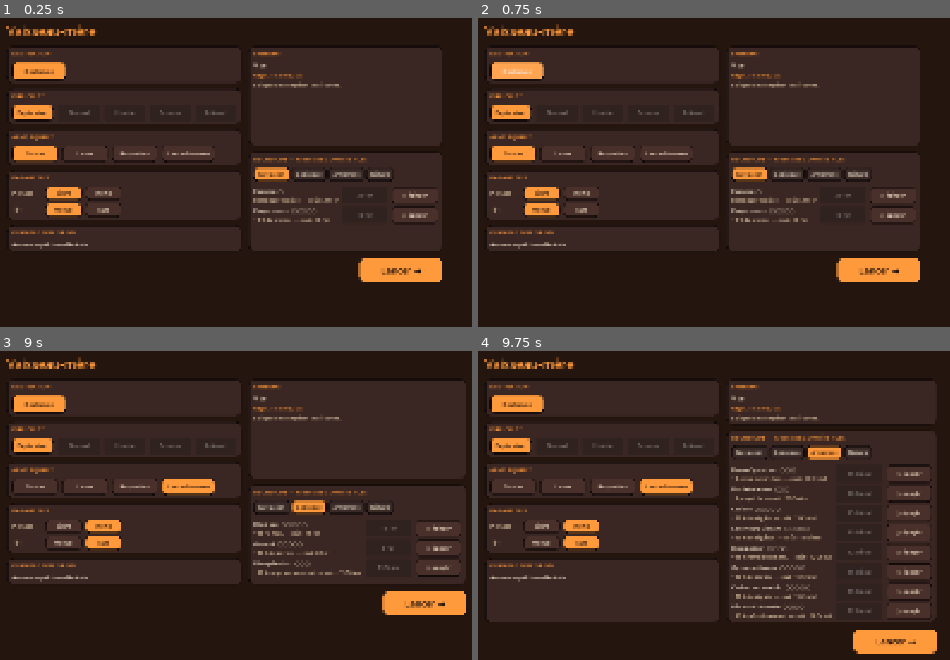
Above: before the commit, frames 1-4 (two rows, left to right).
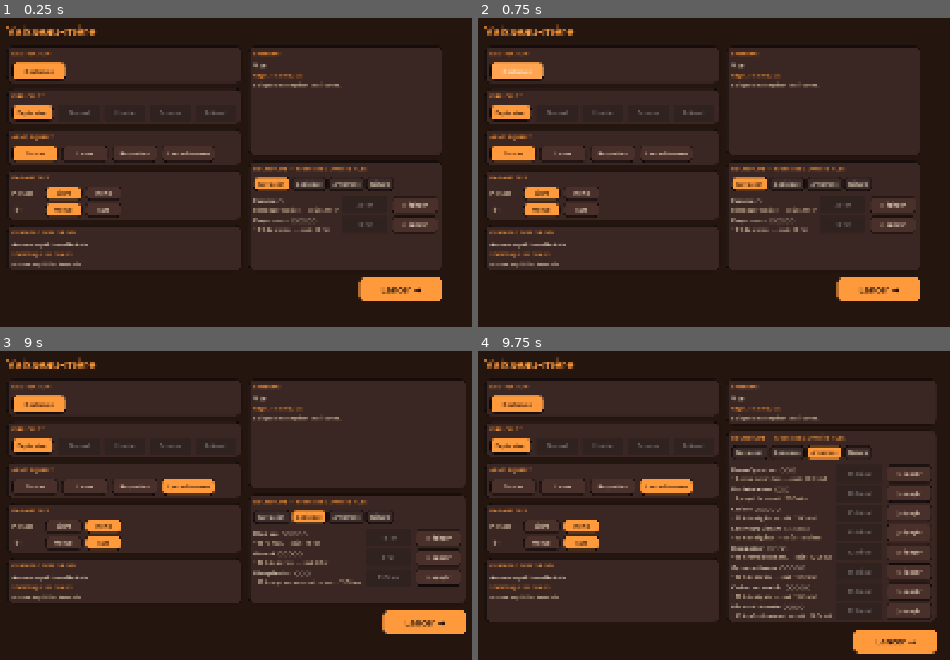
Above: after the commit, the same moments.

Repository: Aym2ric/vaisseau-minier
Game: Godot game, scene res://scenes/main.tscn
Same seed, same stepped clock (60 frames per second), same inputs: the game is played once before the commit and once after it.
Inputs:
- Up to frame 1 (0.25 s): no input
- Up to frame 2 (0.75 s): click "Rocheuse" at 0.5 s
- Up to frame 3 (9 s): click "Exploration" at 1.25 s; click "Blaster" at 2 s; click "Laser" at 2.75 s; click "Roquettes" at 3.5 s; click "Lance-flammes" at 4.25 s; click "Libre" at 5 s; click "Inertie" at 5.75 s; click "Manuel" at 6.5 s; click "Auto" at 7.25 s; click "Navigation" at 8 s; click "Logistique" at 8.75 s
- Up to frame 4 (9.75 s): click "Armement" at 9.5 s

The runs differ from the first frame. In frame 1, 6.9% of the frame differs, in the area x 1-94%, y 40-92%; in frame 2, 6.9%; in frame 3, 7.5%, in the area x 1-99%, y 43-92%; in frame 4, 0.2%.

Commit message:
Jalon 4 (suite) : historique, stats cumulées, anti-duplication, profiling
- SaveGame.data["stats"] : runs/kills/seconds/resources accumulés sur toutes les runs
- end_run() accumule les stats et est maintenant idempotent (guard if not active)
- Hub : section "Statistiques globales" dans la colonne gauche
- HUD : overlay FPS + nœuds en bas-droite (debug build uniquement)
- 95/95 tests

Co-Authored-By: Claude Sonnet 4.6 <noreply@anthropic.com>

Diff:
--- a/autoload/run_state.gd
+++ b/autoload/run_state.gd
@@ -242,7 +242,10 @@
 
 
 ## Termine la run, verse le cargo dans l'inventaire, retourne un résumé.
+## Idempotent : si la run est déjà terminée, retourne un dict vide.
 func end_run(success: bool) -> Dictionary:
+	if not active:
+		return {}
 	active = false
 	var keep := 1.0
 	if not success:
@@ -272,6 +275,16 @@
 	history.push_front(summary)
 	if history.size() > 20:
 		history.resize(20)
+	# Statistiques cumulées
+	var stats: Dictionary = SaveGame.data.get("stats", {})
+	stats["runs"]      = int(stats.get("runs",      0)) + 1
+	stats["kills"]     = int(stats.get("kills",     0)) + int(summary["kills"])
+	stats["seconds"]   = int(stats.get("seconds",   0)) + int(summary["seconds"])
+	var res_total := 0
+	for rid in kept:
+		res_total += int(kept[rid])
+	stats["resources"] = int(stats.get("resources", 0)) + res_total
+	SaveGame.data["stats"] = stats
 	# Déblocage de la difficulté suivante sur extraction réussie
 	if success and difficulty < 5:
 		var diffs: Dictionary = SaveGame.data.get("difficulties", {})
--- a/autoload/save_game.gd
+++ b/autoload/save_game.gd
@@ -26,6 +26,7 @@
 		"run_save": null,             # snapshot d'une run en cours (Sauvegarder et quitter)
 		"options": {"control_mode": "free", "auto_fire": false},
 		"history": [],
+		"stats": {"runs": 0, "kills": 0, "seconds": 0, "resources": 0},
 	}
 
 
--- a/scenes/hub/hub.gd
+++ b/scenes/hub/hub.gd
@@ -22,6 +22,7 @@
 var _param_buttons: Dictionary = {}
 var _tree_tab       := "navigation"
 var _summary_label: Label
+var _stats_label: Label
 var _inventory_label: Label
 var _pinned_label: Label
 var _tree_content: VBoxContainer
@@ -201,6 +202,14 @@
 	_style_label(_summary_label, 13, INK)
 	_summary_label.autowrap_mode = TextServer.AUTOWRAP_WORD_SMART
 	content.add_child(_summary_label)
+	var arc_lbl := Label.new()
+	_style_label(arc_lbl, 12, ACCENT)
+	arc_lbl.text = "STATISTIQUES GLOBALES"
+	content.add_child(arc_lbl)
+	_stats_label = Label.new()
+	_style_label(_stats_label, 12, MUTED)
+	_stats_label.autowrap_mode = TextServer.AUTOWRAP_WORD_SMART
+	content.add_child(_stats_label)
 
 
 func _build_inventory_section(parent: Node) -> void:
@@ -318,6 +327,17 @@
 				lines.append("  +%d %s" % [int(kept[rid]), GameData.RESOURCES[rid]["name"]])
 		_summary_label.text = "\n".join(lines)
 
+	# Statistiques globales
+	var gs: Dictionary = SaveGame.data.get("stats", {})
+	var total_runs := int(gs.get("runs", 0))
+	if total_runs == 0:
+		_stats_label.text = "Aucune expédition terminée."
+	else:
+		var total_mins := int(gs.get("seconds", 0)) / 60
+		_stats_label.text = "%d expéditions — %d kills — %d min — %d ressources récupérées" % [
+			total_runs, int(gs.get("kills", 0)), total_mins, int(gs.get("resources", 0))
+		]
+
 	# Inventaire
 	var inventory: Dictionary = SaveGame.data["inventory"]
 	if inventory.is_empty():
--- a/scenes/ui/hud.gd
+++ b/scenes/ui/hud.gd
@@ -19,6 +19,7 @@
 var _extract_label:  Label
 var _announce:       Label
 var _announce_time   := 0.0
+var _debug_label:    Label
 var _panel:          PanelContainer
 var _panel_title:    Label
 var _panel_body:     Label
@@ -97,6 +98,18 @@
 	_mission_label.offset_top    = -36
 	_mission_label.offset_right  = 400
 	root.add_child(_mission_label)
+
+	# --- Overlay debug FPS (bas-droite) ---
+	_debug_label = Label.new()
+	_style_label(_debug_label, 12, MUTED)
+	_debug_label.set_anchors_preset(Control.PRESET_BOTTOM_RIGHT)
+	_debug_label.offset_top    = -24
+	_debug_label.offset_bottom = -4
+	_debug_label.offset_left   = -200
+	_debug_label.offset_right  = -8
+	_debug_label.horizontal_alignment = HORIZONTAL_ALIGNMENT_RIGHT
+	_debug_label.visible = OS.is_debug_build()
+	root.add_child(_debug_label)
 
 	# --- Panneau central ---
 	_panel = PanelContainer.new()
@@ -171,6 +184,10 @@
 	_announce_time -= delta
 	_announce.modulate.a = clampf(_announce_time * 2.0, 0.0, 1.0)
 
+	# Overlay debug
+	if _debug_label.visible:
+		_debug_label.text = "%d FPS · %d nœuds" % [Engine.get_frames_per_second(), get_tree().get_node_count()]
+
 
 func announce(text: String) -> void:
 	_announce.text  = text
--- a/tests/test_run_state.gd
+++ b/tests/test_run_state.gd
@@ -27,6 +27,7 @@
 	SaveGame.data["skills"]       = {}
 	SaveGame.data["difficulties"] = {"roc": 1}
 	SaveGame.data["pinned"]       = []
+	SaveGame.data["stats"]        = {"runs": 0, "kills": 0, "seconds": 0, "resources": 0}
 
 
 # --- Démarrage de run ---
@@ -468,3 +469,64 @@
 	RunState.weapon_upgrades = 5
 	RunState.start_run("roc", 1)
 	return RunState.run_evolution == "" and RunState.weapon_upgrades == 0
+
+
+# --- Statistiques cumulées ---
+
+func test_end_run_increments_runs_stat() -> bool:
+	_reset()
+	RunState.active = true
+	SaveGame.data["inventory"] = {}
+	RunState.end_run(true)
+	return int(SaveGame.data["stats"].get("runs", 0)) == 1
+
+
+func test_end_run_accumulates_kills_stat() -> bool:
+	_reset()
+	RunState.active = true
+	RunState.mission_progress = 7
+	SaveGame.data["inventory"] = {}
+	RunState.end_run(true)
+	return int(SaveGame.data["stats"].get("kills", 0)) == 7
+
+
+func test_end_run_accumulates_resources_stat() -> bool:
+	_reset()
+	RunState.active = true
+	RunState.cargo = {"fer": 10, "cristal": 5}
+	SaveGame.data["inventory"] = {}
+	RunState.end_run(true)
+	return int(SaveGame.data["stats"].get("resources", 0)) == 15
+
+
+func test_end_run_inactive_returns_empty() -> bool:
+	_reset()
+	RunState.active = false
+	var summary := RunState.end_run(true)
+	return summary.is_empty()
+
+
+func test_end_run_twice_does_not_duplicate_resources() -> bool:
+	_reset()
+	RunState.active = true
+	RunState.cargo = {"fer": 10}
+	SaveGame.data["inventory"] = {}
+	RunState.end_run(true)
+	# Deuxième appel : active est déjà false, ne doit rien faire
+	RunState.cargo = {"fer": 10}
+	RunState.end_run(true)
+	return int(SaveGame.data["inventory"].get("fer", 0)) == 10
+
+
+func test_end_run_stats_accumulate_across_runs() -> bool:
+	_reset()
+	RunState.active = true
+	RunState.cargo = {"fer": 3}
+	SaveGame.data["inventory"] = {}
+	RunState.end_run(true)
+	RunState.active = true
+	RunState.cargo = {"fer": 2}
+	SaveGame.data["inventory"] = {}
+	RunState.end_run(false)
+	return int(SaveGame.data["stats"].get("runs", 0)) == 2 \
+		and int(SaveGame.data["stats"].get("resources", 0)) >= 2
--- a/tests/test_save_game.gd
+++ b/tests/test_save_game.gd
@@ -102,3 +102,23 @@
 			push_error("SaveGame.data manque la cle : %s" % key)
 			return false
 	return true
+
+
+func test_default_data_has_stats() -> bool:
+	var d := SaveGame.default_data()
+	return d.has("stats") and d["stats"] is Dictionary
+
+
+func test_default_data_stats_has_required_keys() -> bool:
+	var d := SaveGame.default_data()
+	for key in ["runs", "kills", "seconds", "resources"]:
+		if not d["stats"].has(key):
+			push_error("stats manque la cle : %s" % key)
+			return false
+	return true
+
+
+func test_default_data_stats_start_at_zero() -> bool:
+	var d := SaveGame.default_data()
+	var s: Dictionary = d["stats"]
+	return int(s["runs"]) == 0 and int(s["kills"]) == 0 and int(s["seconds"]) == 0 and int(s["resources"]) == 0
